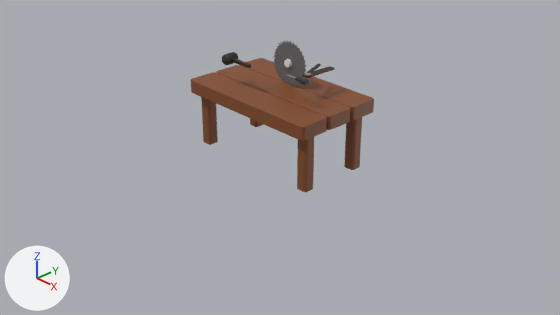
Before and after pictures for a commit that changed the Blender file mlotek/mlotek.blend.
Camera for both pictures: the file's camera 'Camera-noimp'. Every picture has the same lights, and +X, +Y and +Z are marked at lower left.

The first picture shows 'Cube-col', 'Cube.005-noimp', 'Cube.006-noimp', 'Cylinder-noimp', 'Cylinder-noimp.001', 'Cylinder-noimp.002', 'Cylinder.001-noimp', 'Cylinder.003-noimp'.
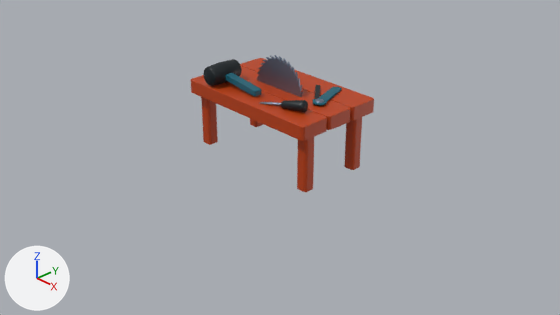
Where the newer file only moved an object's origin or applied its transform, the numbers keep the older frame.

Pixel boxes [x1, y1, x2, y2] of what changed, in the pictures (560 x 315 px):
'Cube-col', recoloured, reshaped: [191, 58, 374, 192] in both
'Cylinder.003-noimp', reshaped, recoloured, moved, rescaled: before [273, 40, 306, 86]; after [256, 55, 304, 97]
'Cube.005-noimp', recoloured, reshaped, moved, turned, rescaled: before [232, 58, 251, 68]; after [204, 59, 261, 96]
'Cylinder-noimp', deleted: before [222, 52, 238, 65]
'Cylinder.001-noimp', deleted: before [302, 66, 335, 78]
'Cylinder-noimp.002', deleted: before [295, 77, 309, 85]
'Cylinder-noimp.001', deleted: before [284, 59, 292, 67]
'Cube.006-noimp', deleted: before [306, 64, 321, 73]
part 1 of me_cube, added: after [281, 100, 308, 112]
part 2 of me_cube, added: after [312, 87, 342, 106]
part 3 of me_cube, added: after [260, 102, 281, 106]
part 4 of me_cube, added: after [315, 85, 320, 99]

The change, as a diff of the scene's bpy script:
```diff
--- a/mlotek/mlotek.blend.py
+++ b/mlotek/mlotek.blend.py
@@ mat_material @@
 mat_material = principled_material('Material')
-mat_material.base_color = (0.233, 0.0714, 0.0213)  # brown #854c28
+mat_material.base_color = (0.497, 0.0482, 0.000911)  # orange #bb3e03
@@ mat_material_001 @@
 mat_material_001 = principled_material('Material.001')
-mat_material_001.base_color = (0.0497, 0.0163, 0.00463)  # brown #3f220f
+mat_material_001.base_color = (0.0, 0.114, 0.171)  # dark cyan #005f73
@@ me_cube @@
 # used by ob_cube_col; location = (0.0, 0.001, 0.0); scale = (1.15, 0.693, 0.1)
-me_cube.from_pydata(...)  # 616 vertices, 538 faces; spans x -1.0..1.0, y -1.0..1.0, z -0.02..10.05
+me_cube.from_pydata(...)  # 1012 vertices, 812 faces; spans x -1.0..1.0, y -1.0..1.0, z -0.02..11.74
+# me_cube part 1: a new loose piece of 128 vertices spanning x 0.45..0.76, y -0.72..-0.41, z 10.04..11.74, in mat_material_002 (black #001219)
+# me_cube part 2: a new loose piece of 100 vertices spanning x 0.45..0.76, y -0.15..0.85, z 10.04..10.54, in mat_material_001 (dark cyan #005f73)
+# me_cube part 3: a new loose piece of 96 vertices spanning x 0.18..0.52, y -0.83..-0.6, z 10.08..10.83, in mat_material_003 (blue #8d99ae)
+# me_cube part 4: 8 vertices added at x 0.26..0.69, y -0.1..0.65, z 10.07..10.5
 me_cube.materials.append(mat_material)
+me_cube.materials.append(mat_material_003)  # grey #8a8a8a
+me_cube.materials.append(mat_material_001)  # dark cyan #005f73
+me_cube.materials.append(mat_material_002)  # black #292929
@@ me_cube_009 @@
 # used by ob_cube_005_noimp; location = (-0.325, -0.426, 1.402); scale = (0.202, 0.0234, 0.0229)
-me_cube_009.from_pydata(...)  # 8 vertices, 6 faces; spans x -1.0..1.0, y -1.0..1.0, z -1.0..1.0
+me_cube_009.from_pydata(...)  # 312 vertices, 280 faces; spans x -0.53..0.37, y -0.25..0.25, z -0.14..0.16
+# me_cube_009 part 5: 8 vertices removed from x -1.0..1.0, y -1.0..1.0, z -1.0..1.0; 312 vertices added at x -0.53..0.37, y -0.25..0.25, z -0.14..0.16
 me_cube_009.materials.append(mat_material_001)
+me_cube_009.materials.append(mat_material_002)  # black #292929
@@ me_cylinder_001 @@
 me_cylinder_001.from_pydata(...)  # 128 vertices, 129 faces; spans x -1.0..1.0, y -1.0..1.0, z -1.0..1.0
 # used by ob_cylinder_003_noimp; location = (0.0, 0.192, 1.325); rotation_euler = (1.571, 0.0, 0.0), in degrees (90, 0, 0); scale = (0.327, 0.327, -0.00824)
-me_cylinder_001.materials.append(mat_material_004)  # dark grey #696969
+# me_cylinder_001 part 6: the whole mesh is scaled about its middle by (0.474, 0.474, -0.0119)
+me_cylinder_001.materials.append(mat_material_003)  # grey #8a8a8a
@@ ob_cube_005_noimp @@
 ob_cube_005_noimp = bpy.data.objects.new('Cube.005-noimp', me_cube_009)
-ob_cube_005_noimp.location = (-0.325, -0.426, 1.402)
-ob_cube_005_noimp.scale = (0.202, 0.0234, 0.0229)
+ob_cube_005_noimp.location = (-0.326, -0.426, 1.106)
+ob_cube_005_noimp.rotation_euler = (0.0, 0.115, 0.0)  # degrees (0, 6.6, 0)
 _m = ob_cube_005_noimp.modifiers.new('Bevel', 'BEVEL')
@@ ob_cylinder_noimp @@
-ob_cylinder_noimp = bpy.data.objects.new('Cylinder-noimp', me_cylinder)
@@ ob_cylinder_001_noimp @@
-ob_cylinder_001_noimp = bpy.data.objects.new('Cylinder.001-noimp', me_cylinder_002)
@@ ob_cube_006_noimp @@
-ob_cube_006_noimp = bpy.data.objects.new('Cube.006-noimp', me_cube_010)
@@ ob_cylinder_003_noimp @@
 ob_cylinder_003_noimp = bpy.data.objects.new('Cylinder.003-noimp', me_cylinder_001)
-ob_cylinder_003_noimp.location = (0.0, 0.192, 1.325)
+ob_cylinder_003_noimp.location = (0.0, -0.002, 1.001)
 ob_cylinder_003_noimp.rotation_euler = (1.571, 0.0, 0.0)  # degrees (90, 0, 0)
-ob_cylinder_003_noimp.scale = (0.327, 0.327, -0.00824)
 _m = ob_cylinder_003_noimp.modifiers.new('Boolean', 'BOOLEAN')
-_m.object = ob_cylinder_noimp_001
@@ ob_cylinder_noimp_001 @@
-ob_cylinder_noimp_001 = bpy.data.objects.new('Cylinder-noimp.001', me_cylinder_004)
@@ ob_cylinder_noimp_002 @@
-ob_cylinder_noimp_002 = bpy.data.objects.new('Cylinder-noimp.002', me_cylinder_005)
```
